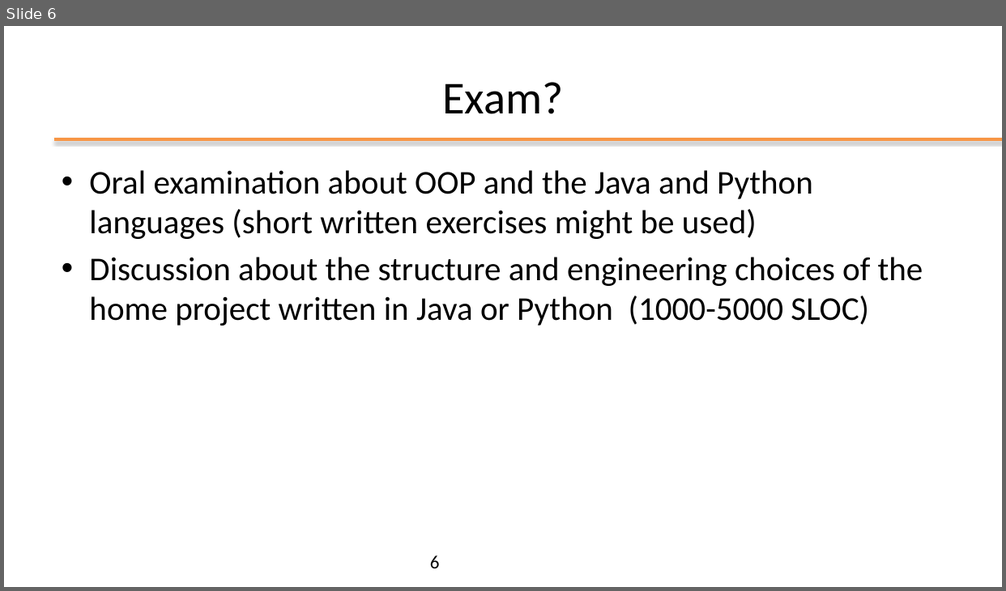
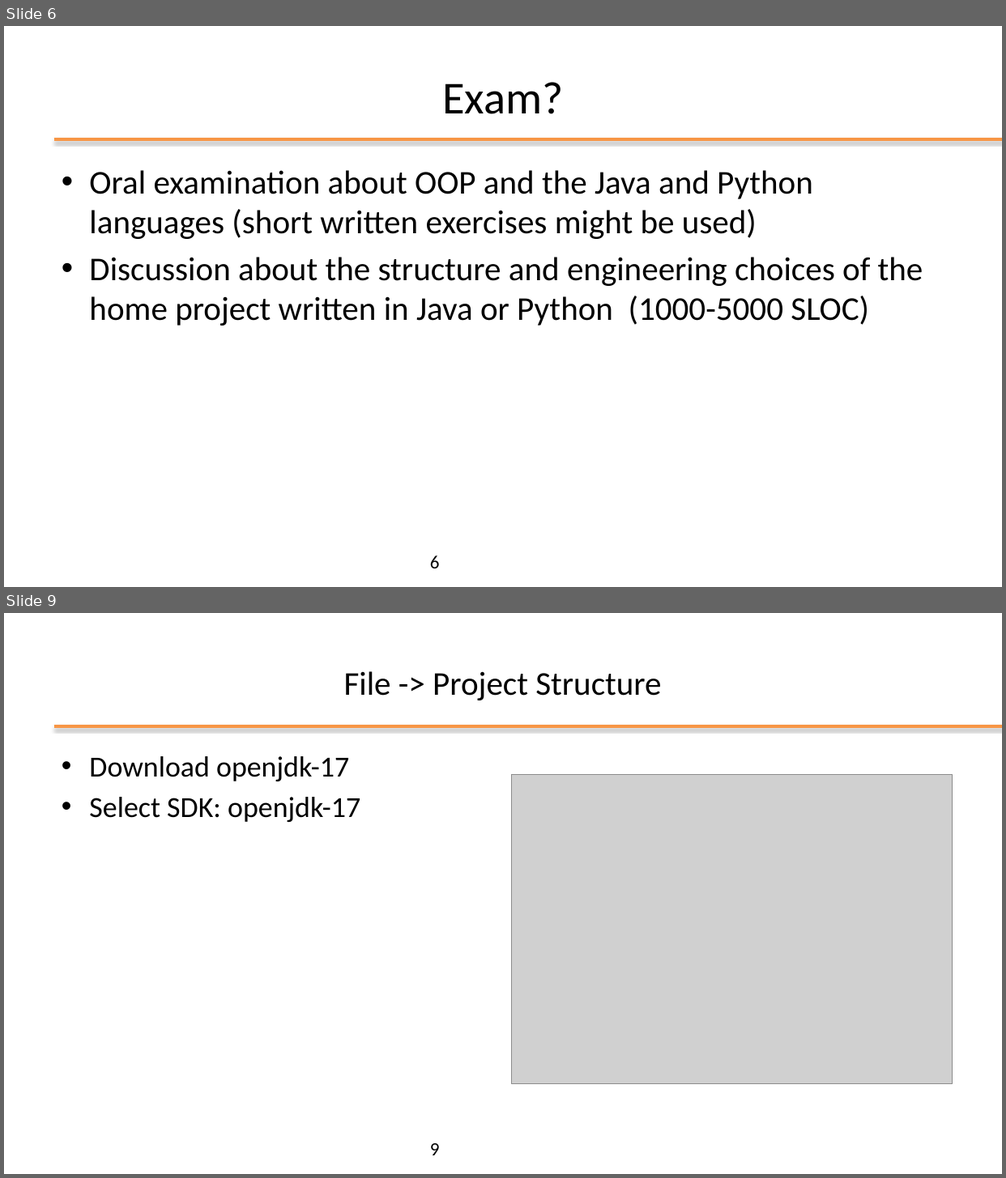
Before and after one commit to plctechnician/ooprogramming, a slide deck: java/slides/ppt/00 - Java Course Introduction.pptx. Shown one above the other, each under a label of ours: slide 6 before the commit, slides 6 and 9 after it; the slides between them are not shown. The pictures are 1006x591 and 1006x1178 pixels, drawn with LibreOffice and Linux fonts; fonts in the diff are those of the drawing; grey boxes stand for pictures; background and template pictures are left out. Boxes give left, top, right and bottom in pixels: in the first picture for what was removed or moved away, otherwise in the second. Text is boxed around its words. In the diff, an @@ line names an element or a change of style, - is before the commit and + after.

```diff
--- a/java/slides/ppt/00 - Java Course Introduction.pptx
+++ b/java/slides/ppt/00 - Java Course Introduction.pptx
@@ slide 9 added at (4, 613, 1002, 1174), background #FFFFFF; not listed: 1 template element that a slide beside it also shows @@
@@ title added at (344, 671, 661, 700), 32 pt, text #000000 @@
+File -> Project Structure
@@ text added at (89, 756, 360, 822), 28 pt, text #000000 @@
+• Download openjdk-17
+• Select SDK: openjdk-17
@@ picture added at (512, 775, 953, 1084) @@
@@ page number added at (430, 1144, 440, 1156), 18 pt, text #000000 @@
+9
```
Also in this commit, not shown: 2 slides changed, 6 other slides added, 2 other files.
